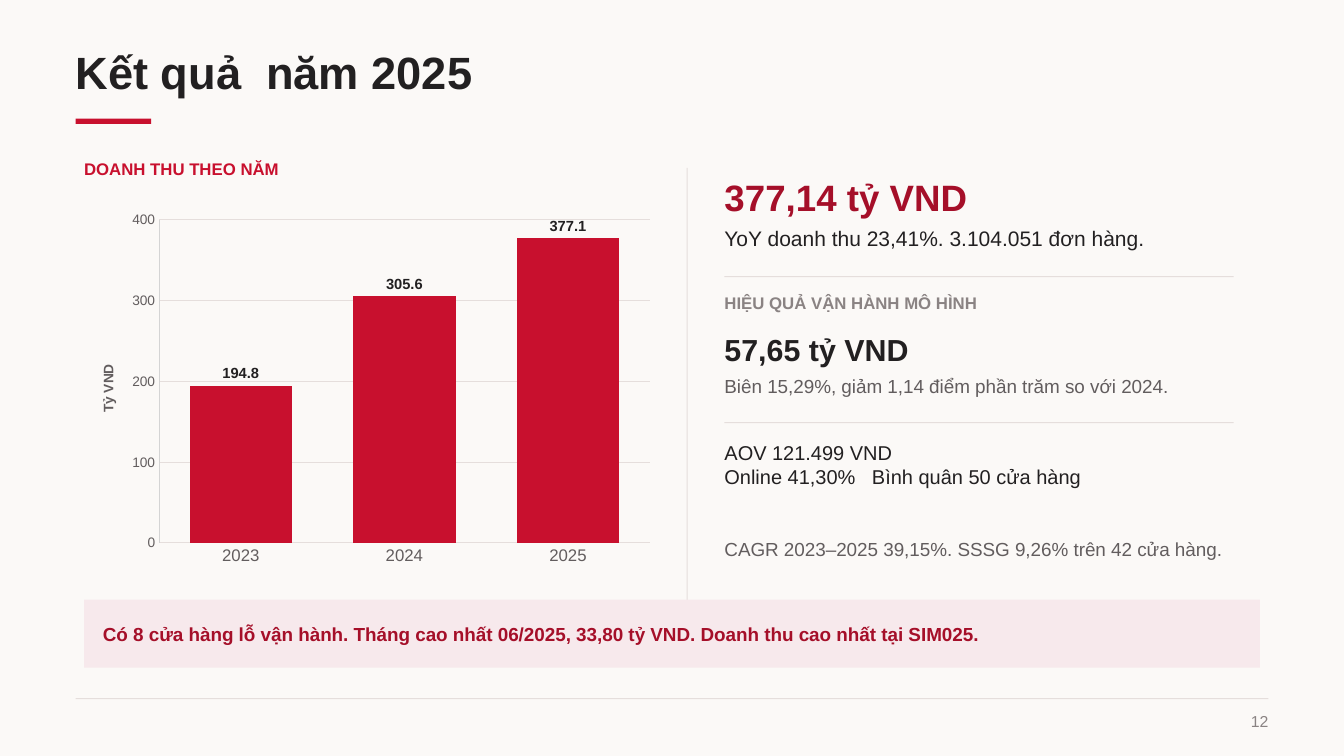
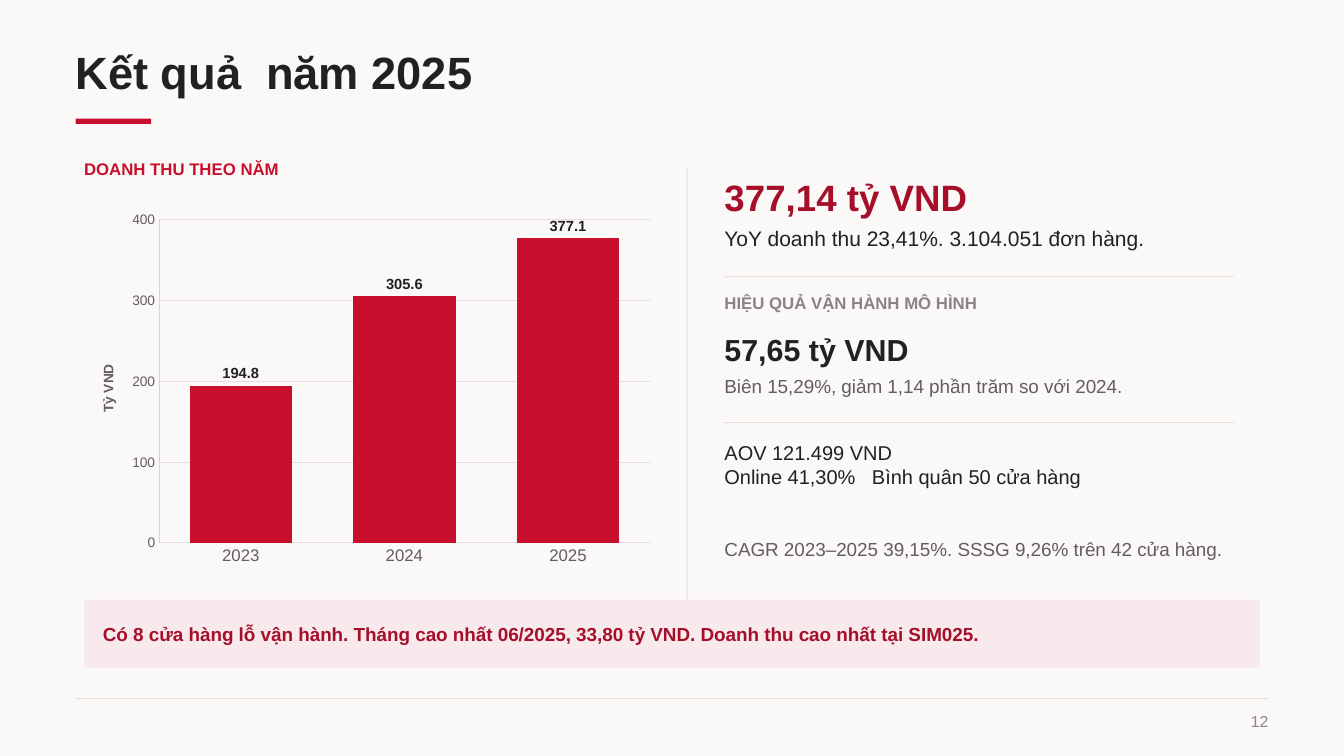
Before and after one commit to haonuongbo/Phan-tich-du-lieu-trong-moi-truong-doanh-nghiep, a slide deck: slide 12 of BaoCao/Nhóm4.pptx. Drawn at 1344x756 pixels with LibreOffice and Linux fonts; fonts in the diff are those of the drawing. Boxes give left, top, right and bottom in pixels: in the first picture for what was removed or moved away, otherwise in the second. Text is boxed around its words. In the diff, an @@ line names an element or a change of style, - is before the commit and + after.

```diff
--- a/BaoCao/Nhóm4.pptx
+++ b/BaoCao/Nhóm4.pptx
@@ text at (724,379,1122,397): text changed @@
-Biên 15,29%, giảm 1,14 điểm phần trăm so với 2024.
+Biên 15,29%, giảm 1,14 phần trăm so với 2024.
```
Also in this commit, not shown: 1 other slide changed.
